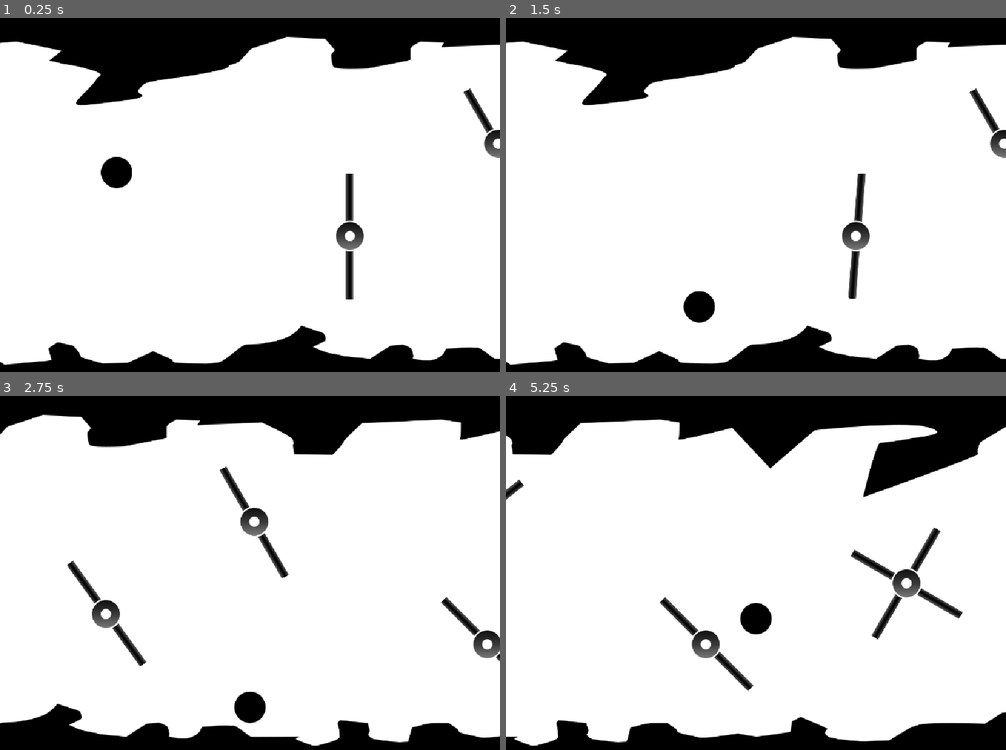
Above: before the commit, frames 1-4 (two rows, left to right).
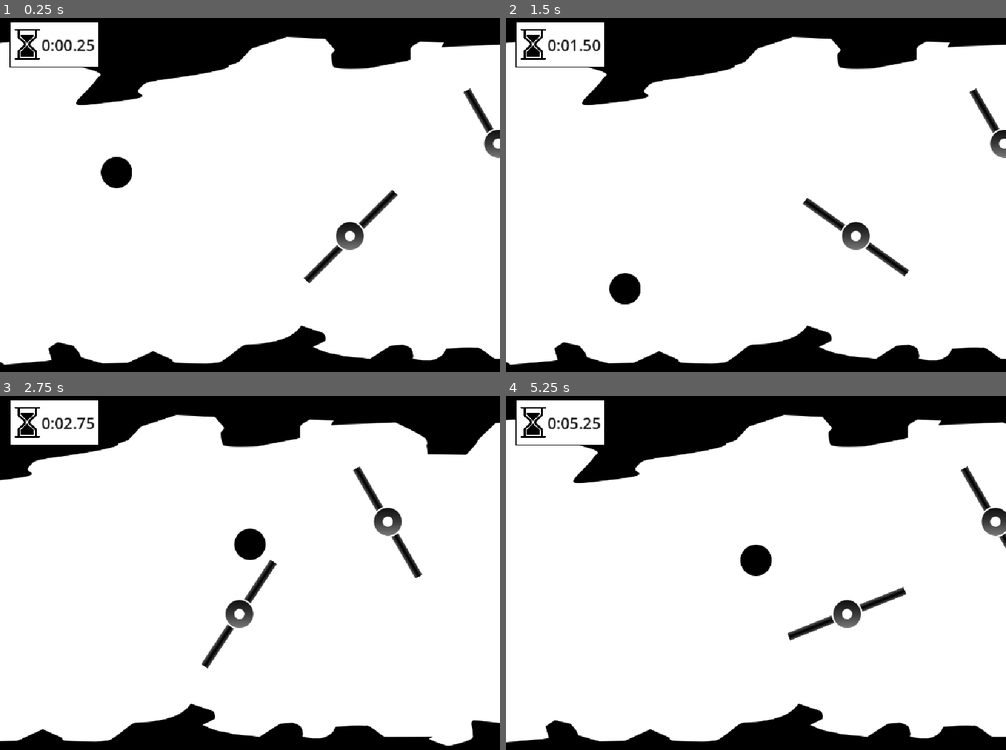
Above: after the commit, the same moments.

Repository: animastralis/trijam-ricochet
Game: Godot game, scene res://assets/world_new.tscn
Same seed, same stepped clock (60 frames per second), same inputs: the game is played once before the commit and once after it.
Inputs (mouse positions are in pixels of both pictures, inside the frame that each line leads up to):
- Up to frame 1 (0.25 s): no input
- Up to frame 2 (1.5 s): move the mouse to (866, 180) at 0.52 s; hold D (boost_right) 0.53-1.28 s; click (866, 180) at 0.67 s; move the mouse to (656, 219) at 1.27 s; hold S (boost_down) from 1.28 s (still down)
- Up to frame 3 (2.75 s): move the mouse to (300, 495) at 2.02 s; release S (boost_down) at 2.03 s; hold D (boost_right) from 2.03 s (still down)
- Up to frame 4 (5.25 s): move the mouse to (731, 654) at 2.77 s; release D (boost_right) at 2.78 s; hold W (boost_up) 2.78-3.53 s; click (731, 654) at 2.92 s; move the mouse to (906, 633) at 3.52 s; hold A (boost_left) 3.53-5.03 s; move the mouse to (606, 523) at 4.27 s; move the mouse to (781, 580) at 5.02 s; hold S (boost_down) from 5.03 s (still down); click (781, 580) at 5.17 s

The runs differ from the first frame. In frame 1, 2.6% of the frame differs, in the area x 1-80%, y 1-80%; in frame 2, 3.5%; in frame 3, 14%; in frame 4, 17%, in the area x 0-100%, y 1-99%.

Commit message:
Added timer

Diff:
--- /dev/null
+++ b/assets/elapsed_time.gd
@@ -0,0 +1,19 @@
+extends Label
+
+var elapsed_time := 0.0
+
+
+# Called every frame. 'delta' is the elapsed time since the previous frame.
+func _process(delta: float) -> void:
+	elapsed_time += delta
+	var minutes: int = elapsed_time / 60
+	var seconds: int = int(elapsed_time) % 60
+	print(seconds)
+	var seconds_str: String
+	if seconds < 10:
+		seconds_str = "0" + str(seconds)
+	else:
+		seconds_str = str(seconds)
+	var fractional_str := ("%0.2f" % (elapsed_time - floor(elapsed_time))).split(".")[1]
+
+	text = str(minutes) + ":" + seconds_str + "." + fractional_str
--- a/assets/world_new.tscn
+++ b/assets/world_new.tscn
@@ -5,6 +5,16 @@
 [ext_resource type="PackedScene" uid="uid://h4vfbq1dyy35" path="res://assets/spinner_four.tscn" id="3_31uk1"]
 [ext_resource type="PackedScene" uid="uid://5i0vpfe0ibe3" path="res://assets/ball.tscn" id="3_rhl8q"]
 [ext_resource type="PackedScene" uid="uid://bv3b3t5yav3v5" path="res://assets/spinner_two.tscn" id="3_xolv8"]
+[ext_resource type="Texture2D" uid="uid://cwop2500wsm5t" path="res://assets/sand-clock.png" id="6_kc3uv"]
+[ext_resource type="Script" uid="uid://bwwivyjm31u33" path="res://assets/elapsed_time.gd" id="7_4pkt0"]
+
+[sub_resource type="StyleBoxFlat" id="StyleBoxFlat_4pkt0"]
+bg_color = Color(1, 1, 1, 1)
+border_width_left = 2
+border_width_top = 2
+border_width_right = 2
+border_width_bottom = 2
+border_color = Color(0.033853274, 0.03385329, 0.033853233, 1)
 
 [node name="WorldNew" type="Node2D" unique_id=707432781]
 
@@ -12,7 +22,7 @@
 
 [node name="SpinnerTwo" parent="Level" unique_id=906326520 instance=ExtResource("3_xolv8")]
 position = Vector2(717, 457)
-starting_rotation = 90
+starting_rotation = -45
 
 [node name="SpinnerTwo2" parent="Level" unique_id=1195528985 instance=ExtResource("3_xolv8")]
 position = Vector2(1021, 268)
@@ -21,7 +31,6 @@
 [node name="SpinnerTwo3" parent="Level" unique_id=1248206846 instance=ExtResource("3_xolv8")]
 position = Vector2(1498, 519)
 starting_rotation = 225
-metadata/_edit_group_ = true
 
 [node name="SpinnerFour" parent="Level" unique_id=2088671688 instance=ExtResource("3_31uk1")]
 position = Vector2(1909, 394)
@@ -38,3 +47,42 @@
 limit_bottom = 0
 script = ExtResource("2_yuw8b")
 ball = NodePath("../Ball")
+
+[node name="UI" type="CanvasLayer" parent="." unique_id=1888158934]
+
+[node name="UIRoot" type="Control" parent="UI" unique_id=205988455]
+layout_mode = 3
+anchors_preset = 15
+anchor_right = 1.0
+anchor_bottom = 1.0
+grow_horizontal = 2
+grow_vertical = 2
+
+[node name="Panel" type="Panel" parent="UI/UIRoot" unique_id=1685115705]
+layout_mode = 0
+offset_left = 20.0
+offset_top = 18.0
+offset_right = 203.0
+offset_bottom = 112.0
+theme_override_styles/panel = SubResource("StyleBoxFlat_4pkt0")
+
+[node name="TextureRect" type="TextureRect" parent="UI/UIRoot/Panel" unique_id=1302953180]
+layout_mode = 0
+offset_left = 4.0
+offset_top = 14.0
+offset_right = 516.0
+offset_bottom = 526.0
+scale = Vector2(0.125, 0.125)
+texture = ExtResource("6_kc3uv")
+
+[node name="ElapsedTime" type="Label" parent="UI/UIRoot/Panel" unique_id=140277697]
+layout_mode = 0
+offset_left = 65.0
+offset_top = 20.0
+offset_right = 173.0
+offset_bottom = 75.0
+theme_override_colors/font_color = Color(0.09239707, 0.09239706, 0.09239706, 1)
+theme_override_font_sizes/font_size = 32
+text = "00:00.0"
+vertical_alignment = 1
+script = ExtResource("7_4pkt0")
Not shown, added: assets/elapsed_time.gd.uid
Binary file added: assets/sand-clock.png
Not shown, added: assets/sand-clock.png.import
